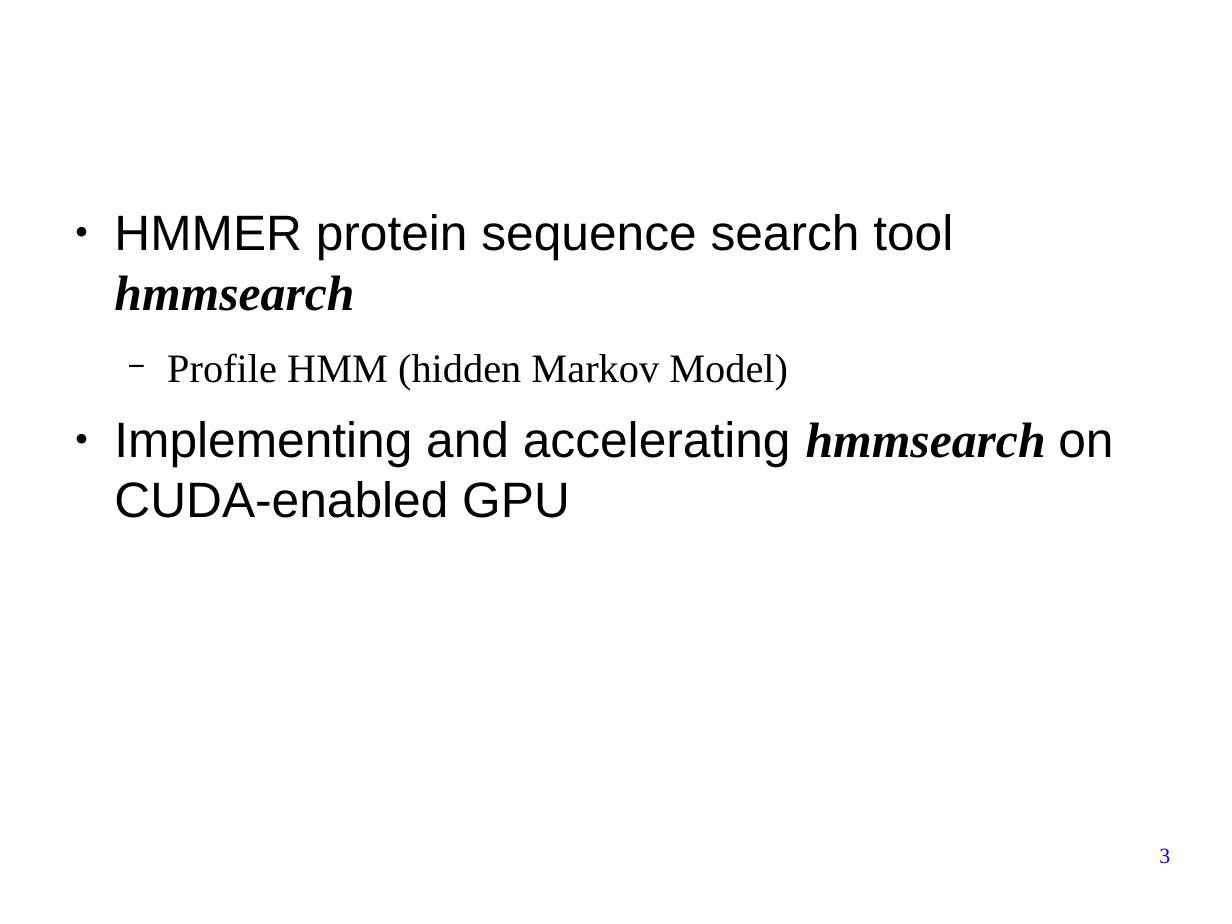
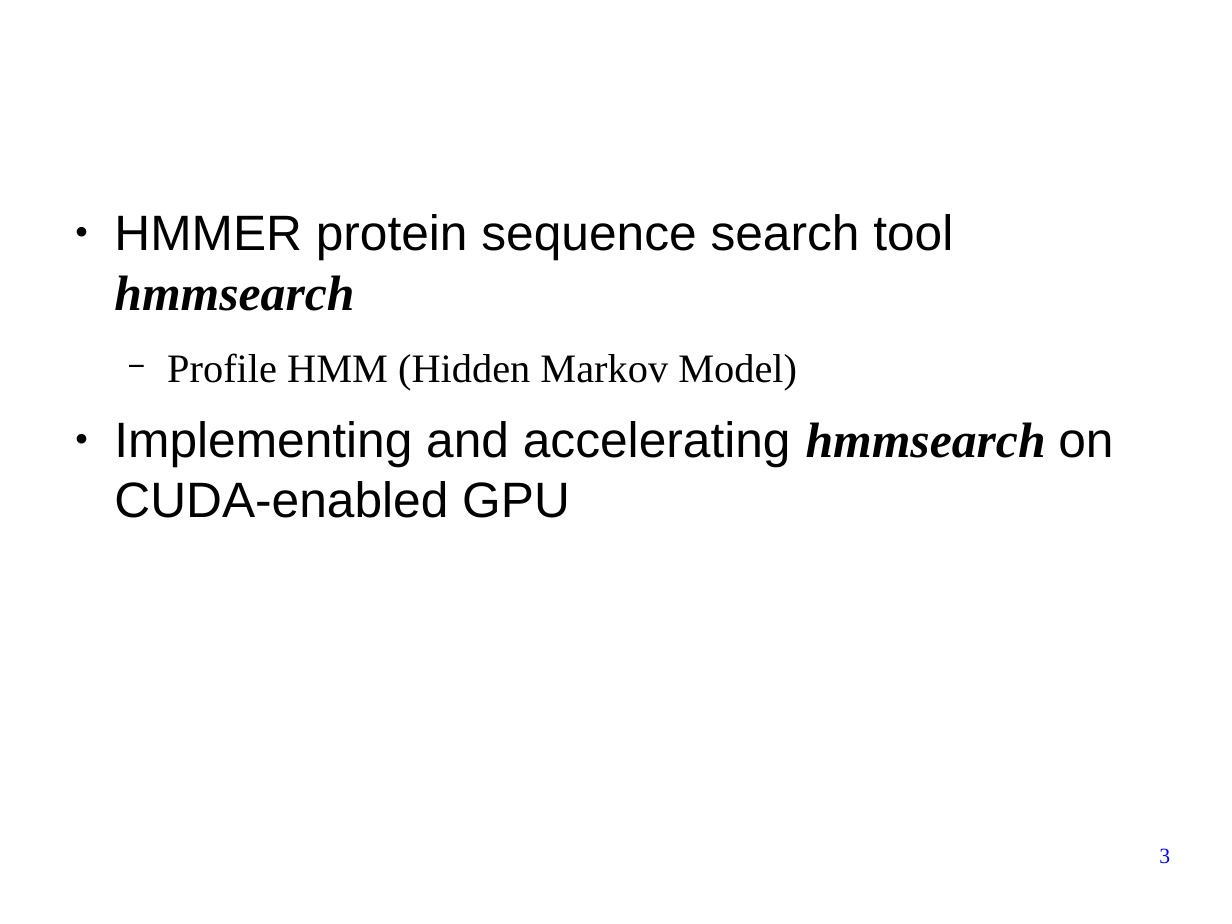
Before and after one commit to forestcheng/cudahmmsearch, a slide deck: slide 3 of thesis/thesisDefense.odp. Drawn at 1232x924 pixels with LibreOffice and Linux fonts; fonts in the diff are those of the drawing; background and template pictures are left out. Boxes give left, top, right and bottom in pixels: in the first picture for what was removed or moved away, otherwise in the second. Text is boxed around its words. In the diff, an @@ line names an element or a change of style, - is before the commit and + after.

```diff
--- a/thesis/thesisDefense.odp
+++ b/thesis/thesisDefense.odp
@@ text at (167,353,797,390): text changed @@
-  − Profile HMM (hidden Markov Model)
+  − Profile HMM (Hidden Markov Model)
```
Also in this commit, not shown: 3 other files.
